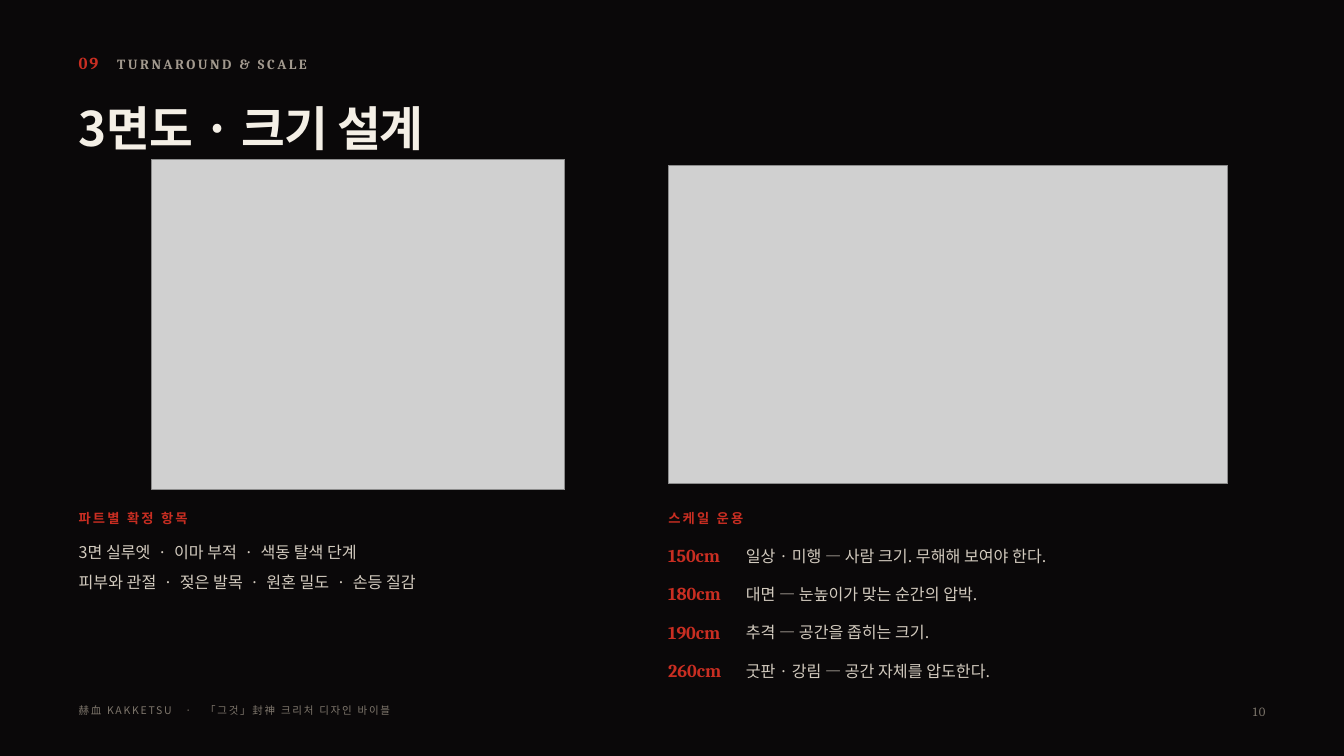
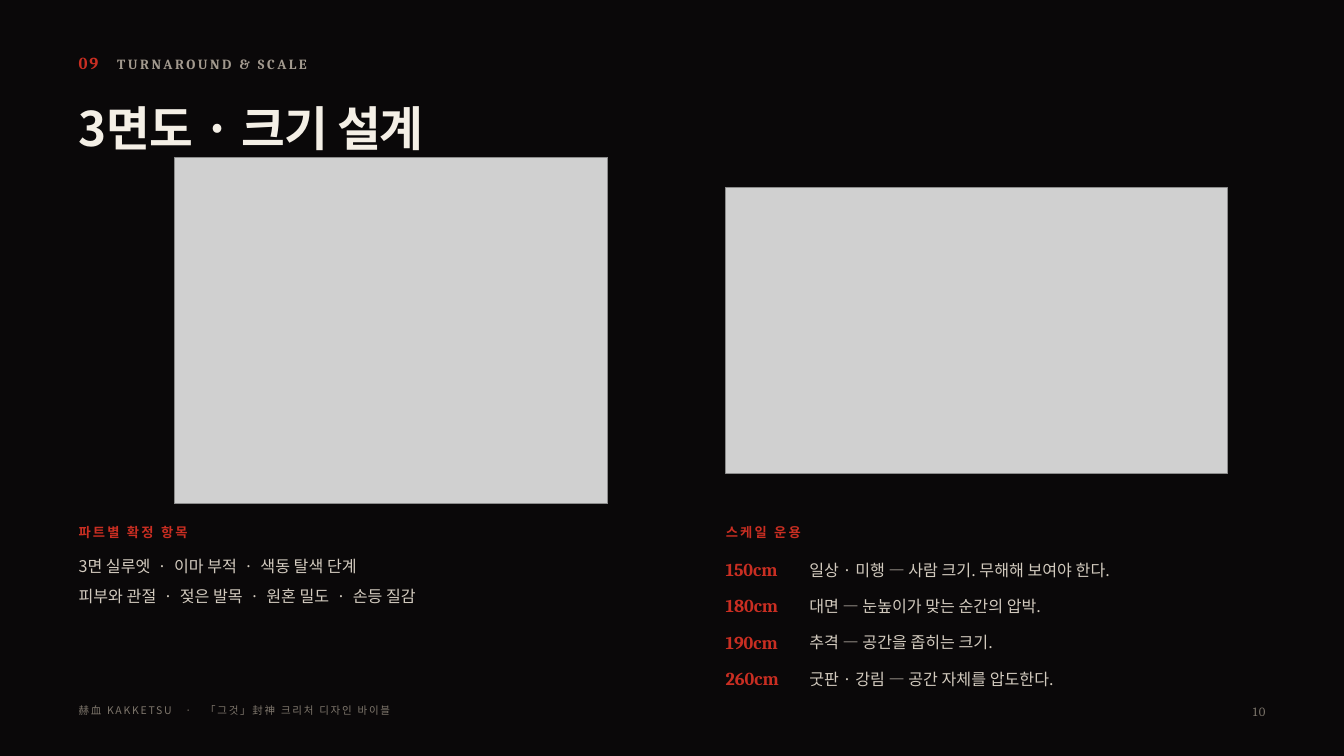
Before and after one commit to yellow8227-cmd/char-counter, a slide deck: slide 11 of kakketsu/build/KAKKETSU_그것_컨셉레퍼런스_KR.pptx. Drawn at 1344x756 pixels with LibreOffice and Linux fonts; fonts in the diff are those of the drawing; grey boxes stand for pictures. Boxes give left, top, right and bottom in pixels: in the first picture for what was removed or moved away, otherwise in the second. Text is boxed around its words. In the diff, an @@ line names an element or a change of style, - is before the commit and + after.

```diff
--- a/kakketsu/build/KAKKETSU_그것_컨셉레퍼런스_KR.pptx
+++ b/kakketsu/build/KAKKETSU_그것_컨셉레퍼런스_KR.pptx
@@ picture: place and size @@
-picture at bbox=[152, 159, 566, 490]
+picture at bbox=[174, 157, 608, 504]
@@ picture: place and size @@
-picture at bbox=[668, 165, 1228, 484]
+picture at bbox=[726, 188, 1228, 473]
@@ text "파트별 확정 항목": place and size @@
-text "파트별 확정 항목" at bbox=[79, 511, 188, 524]
+text "파트별 확정 항목" at bbox=[79, 525, 188, 538]
@@ text "스케일 운용": place and size @@
-text "스케일 운용" at bbox=[668, 512, 744, 524]
+text "스케일 운용" at bbox=[726, 526, 801, 538]
@@ text "3면 실루엣 · 이마 부적 ...": place and size @@
-text "3면 실루엣 · 이마 부적 ..." at bbox=[79, 544, 416, 590]
+text "3면 실루엣 · 이마 부적 ..." at bbox=[79, 558, 416, 604]
@@ text "150cm": place and size @@
-text "150cm" at bbox=[668, 549, 720, 562]
+text "150cm" at bbox=[726, 563, 778, 576]
@@ text "일상 · 미행 — 사람 ...": place and size @@
-text "일상 · 미행 — 사람 ..." at bbox=[746, 548, 1046, 564]
+text "일상 · 미행 — 사람 ..." at bbox=[809, 562, 1110, 578]
@@ text "180cm": place and size @@
-text "180cm" at bbox=[668, 587, 720, 600]
+text "180cm" at bbox=[726, 599, 778, 612]
@@ text "대면 — 눈높이가 맞는 순간의 ...": place and size @@
-text "대면 — 눈높이가 맞는 순간의 ..." at bbox=[746, 586, 977, 602]
+text "대면 — 눈높이가 맞는 순간의 ..." at bbox=[809, 598, 1041, 614]
@@ text "추격 — 공간을 좁히는 크기.": place and size @@
-text "추격 — 공간을 좁히는 크기." at bbox=[746, 624, 929, 640]
+text "추격 — 공간을 좁히는 크기." at bbox=[809, 634, 993, 650]
@@ text "190cm": place and size @@
-text "190cm" at bbox=[668, 626, 720, 639]
+text "190cm" at bbox=[726, 636, 778, 649]
@@ text "260cm": place and size @@
-text "260cm" at bbox=[668, 664, 721, 677]
+text "260cm" at bbox=[726, 672, 779, 685]
@@ text "굿판 · 강림 — 공간 ...": place and size @@
-text "굿판 · 강림 — 공간 ..." at bbox=[746, 663, 990, 679]
+text "굿판 · 강림 — 공간 ..." at bbox=[809, 671, 1054, 687]
```
Also in this commit, not shown: 2 other slides changed, 19 other files.
